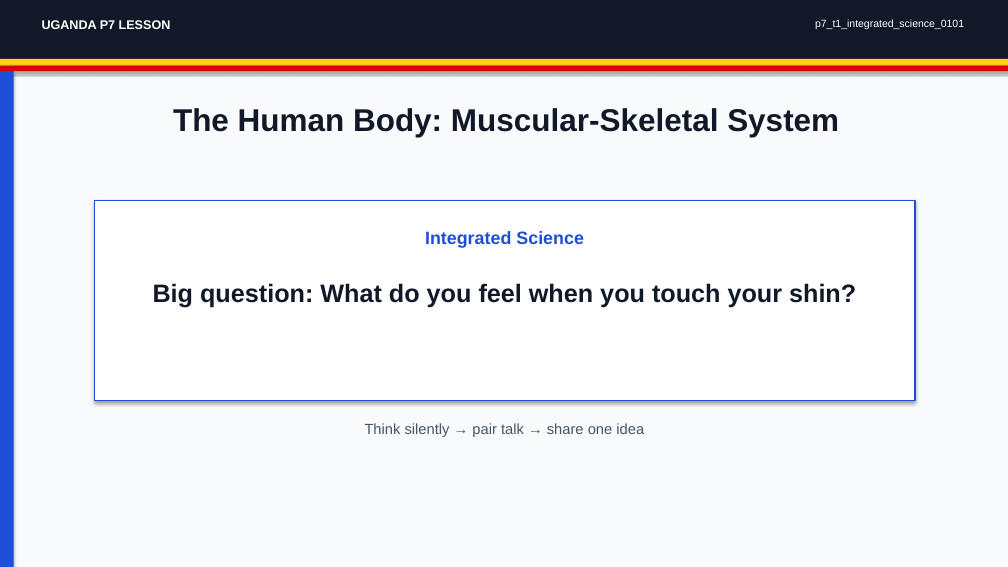
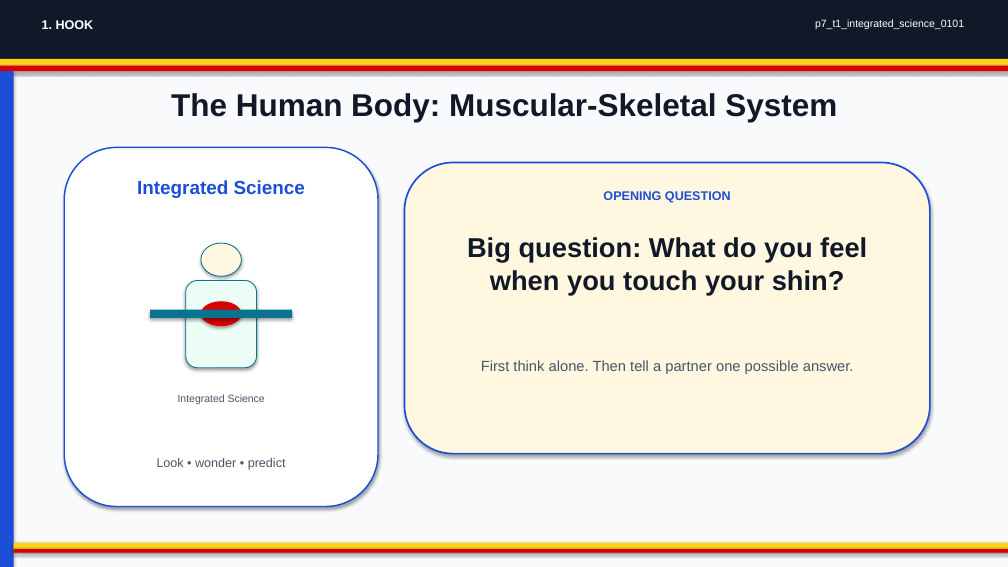
Before and after one commit to yousunjung84-edu/uganda-p7-mvp-20260629, a slide deck: slide 1 of uganda-p7-mvp/p7_t1_integrated_science_0101/p7_t1_integrated_science_0101.pptx. Drawn at 1008x567 pixels with LibreOffice and Linux fonts; fonts in the diff are those of the drawing. Boxes give left, top, right and bottom in pixels: in the first picture for what was removed or moved away, otherwise in the second. Text is boxed around its words. In the diff, an @@ line names an element or a change of style, - is before the commit and + after.

```diff
--- a/uganda-p7-mvp/p7_t1_integrated_science_0101/p7_t1_integrated_science_0101.pptx
+++ b/uganda-p7-mvp/p7_t1_integrated_science_0101/p7_t1_integrated_science_0101.pptx
@@ text at (x1=42, y1=20, x2=94, y2=29): text changed @@
-UGANDA P7 LESSON
+1. HOOK
@@ text "The Human Body: Muscular-Skeletal System" moved from (x1=173, y1=108, x2=839, y2=137) to (x1=171, y1=93, x2=837, y2=122) @@
@@ rounded rectangle added at (x1=64, y1=147, x2=378, y2=507), fill #FFFFFF, outline #1D4ED8 1.4 pt, 18 pt, text #1D4ED8, bold @@
+Integrated Science
@@ rounded rectangle added at (x1=405, y1=163, x2=930, y2=454), fill #FFF7E0, outline #1D4ED8 1.6 pt @@
@@ rectangle removed at (x1=95, y1=200, x2=915, y2=401) @@
@@ text added at (x1=603, y1=191, x2=731, y2=203), 12 pt, text #1D4ED8, bold @@
+OPENING QUESTION
@@ text "Big question: What do you ..." moved from (x1=153, y1=283, x2=856, y2=308) to (x1=467, y1=237, x2=867, y2=295) @@
@@ text "Big question: What do you ..." at (x1=467, y1=237, x2=867, y2=295): size 24 to 26 pt @@
@@ ellipse added at (x1=201, y1=243, x2=242, y2=276), fill #FFF7E0, outline #087490 0.8 pt @@
@@ rounded rectangle added at (x1=186, y1=281, x2=257, y2=368), fill #ECFDF5, outline #087490 0.8 pt @@
@@ rectangle added at (x1=150, y1=309, x2=293, y2=318), fill #087490 @@
@@ ellipse added at (x1=201, y1=301, x2=242, y2=326), fill #D90000 @@
@@ text added at (x1=481, y1=360, x2=854, y2=374), 14 pt, text #475569 @@
+First think alone. Then tell a partner one possible answer.
@@ text "Integrated Science" moved from (x1=425, y1=231, x2=584, y2=248) to (x1=178, y1=394, x2=265, y2=404) @@
@@ text "Integrated Science" at (x1=178, y1=394, x2=265, y2=404): size 17 to 10 pt, text colour #1D4ED8 to #475569, bold off @@
@@ text removed at (x1=365, y1=423, x2=644, y2=437) @@
-Think silently → pair talk → share one idea
@@ text added at (x1=157, y1=458, x2=286, y2=470), 12 pt, text #475569 @@
+Look • wonder • predict
@@ rectangle added at (x1=14, y1=543, x2=1008, y2=549), fill #FCD116 @@
@@ rectangle added at (x1=14, y1=549, x2=1008, y2=553), fill #D90000 @@
```
Also in this commit, not shown: 7 other slides changed, 34 other files.
